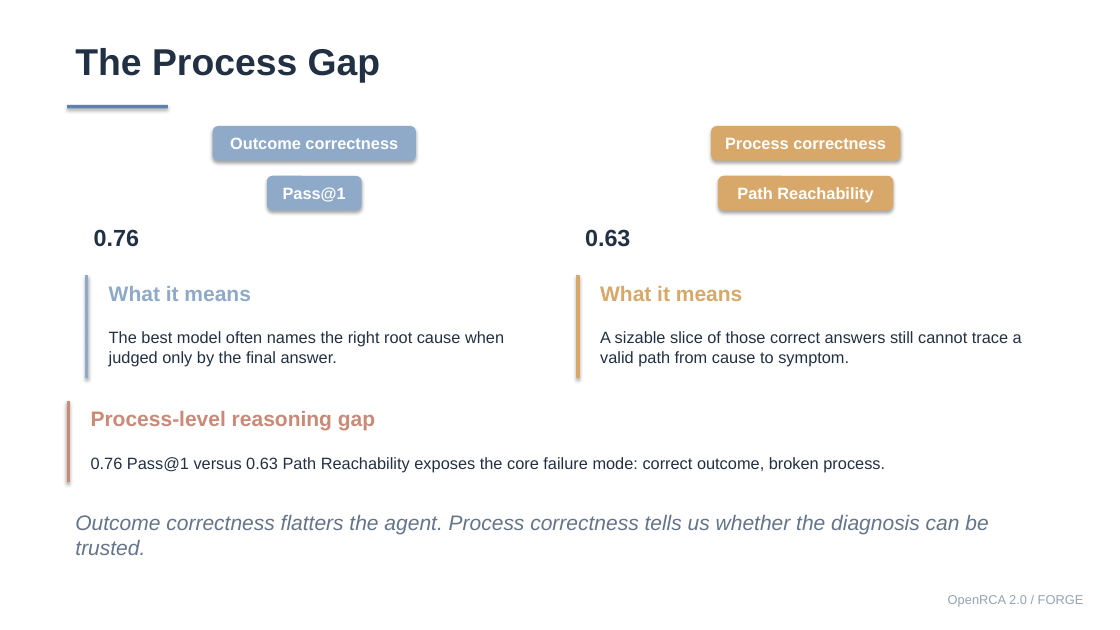
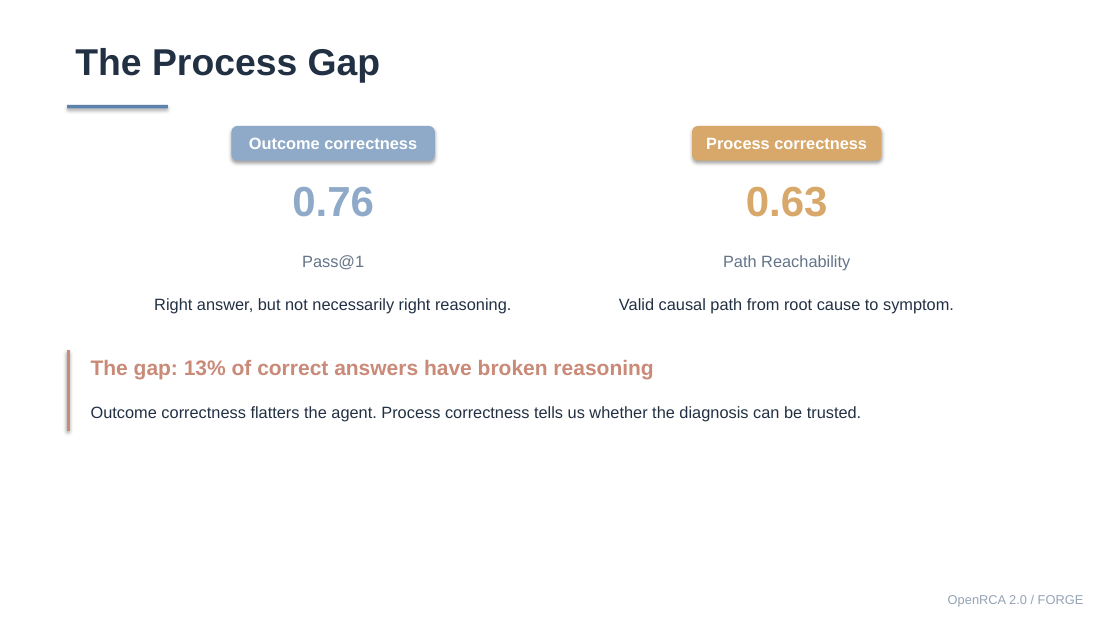
Before and after one commit to Lincyaw/paperops, a slide deck: slide 11 of examples/self-intro/diagnostic_world_model.pptx (slide 12 before the commit). Drawn at 1120x630 pixels with LibreOffice and Linux fonts; fonts in the diff are those of the drawing. Boxes give left, top, right and bottom in pixels: in the first picture for what was removed or moved away, otherwise in the second. Text is boxed around its words. In the diff, an @@ line names an element or a change of style, - is before the commit and + after.

```diff
--- a/examples/self-intro/diagnostic_world_model.pptx
+++ b/examples/self-intro/diagnostic_world_model.pptx
@@ rounded rectangle "Outcome correctness": place and size @@
-rounded rectangle "Outcome correctness" at <box>213,126,416,160</box>
+rounded rectangle "Outcome correctness" at <box>232,126,435,160</box>
@@ rounded rectangle "Process correctness": place and size @@
-rounded rectangle "Process correctness" at <box>711,126,900,160</box>
+rounded rectangle "Process correctness" at <box>692,126,881,160</box>
@@ text "0.76": place and size @@
-text "0.76" at <box>94,229,139,247</box>
+text "0.76" at <box>292,187,374,217</box>
@@ text "0.76" at <box>292,187,374,217</box>: size 20 to 36 pt, text colour #223043 to #8FAAC8; alignment left to centre @@
@@ text "0.63": place and size @@
-text "0.63" at <box>585,229,630,247</box>
+text "0.63" at <box>746,186,828,217</box>
@@ text "0.63" at <box>746,186,828,217</box>: size 20 to 36 pt, text colour #223043 to #D8A86A; alignment left to centre @@
@@ text "Pass@1": place and size @@
-text "Pass@1" at <box>267,176,362,210</box>
+text "Pass@1" at <box>302,255,364,269</box>
@@ text "Pass@1" at <box>302,255,364,269</box>: text colour #FFFFFF to #647489, bold off; vertical alignment middle to top; fill #8FAAC8 to none; shadow off @@
@@ text "Path Reachability": place and size @@
-text "Path Reachability" at <box>718,176,894,210</box>
+text "Path Reachability" at <box>723,255,850,271</box>
@@ text "Path Reachability" at <box>723,255,850,271</box>: text colour #FFFFFF to #647489, bold off; vertical alignment middle to top; fill #D8A86A to none; shadow off @@
@@ rectangle removed at <box>86,276,88,378</box> @@
@@ text removed at <box>109,286,251,301</box> @@
-What it means
@@ text added at <box>154,298,511,314</box>, 14 pt, text #223043 @@
+Right answer, but not necessarily right reasoning.
@@ rectangle removed at <box>577,276,580,378</box> @@
@@ text removed at <box>600,286,743,301</box> @@
-What it means
@@ text at <box>619,298,954,314</box>: text changed @@
-A sizable slice of those correct answers still cannot trace a valid path from cause to symptom.
+Valid causal path from root cause to symptom.
@@ rectangle: place and size @@
-rectangle at <box>67,402,70,482</box>
+rectangle at <box>67,350,70,431</box>
@@ text removed at <box>109,331,504,367</box> @@
-The best model often names the right root cause when judged only by the final answer.
@@ text added at <box>91,360,653,379</box>, 18 pt, text #C98A78, bold @@
+The gap: 13% of correct answers have broken reasoning
@@ text "Outcome correctness flatters the agent. ...": place and size @@
-text "Outcome correctness flatters the agent. ..." at <box>75,515,988,555</box>
+text "Outcome correctness flatters the agent. ..." at <box>91,406,861,421</box>
@@ text "Outcome correctness flatters the agent. ..." at <box>91,406,861,421</box>: size 18 to 14 pt, text colour #647489 to #223043, italic off @@
@@ text removed at <box>91,411,375,430</box> @@
-Process-level reasoning gap
@@ text removed at <box>91,457,885,472</box> @@
-0.76 Pass@1 versus 0.63 Path Reachability exposes the core failure mode: correct outcome, broken process.
```
Also in this commit, not shown: 7 other slides changed, 6 slides added, 7 slides removed, 1 other file.
